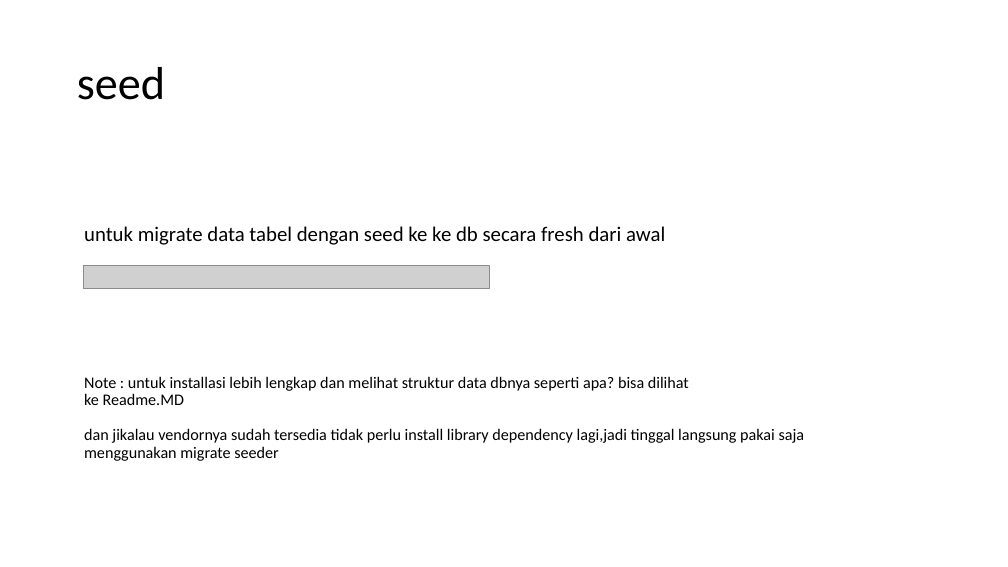
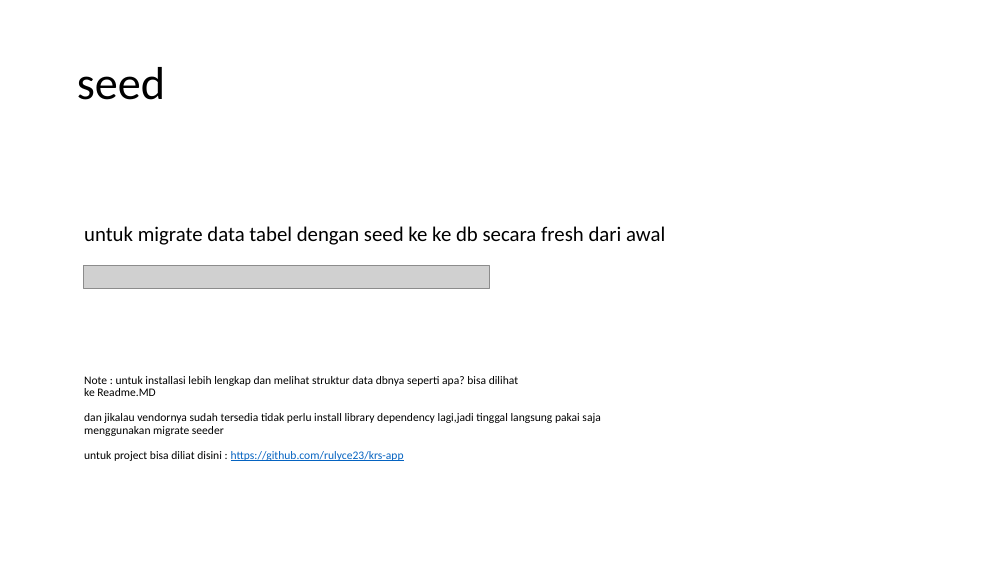
Before and after one commit to rulyce23/krs-app, a slide deck: slide 5 of Installation krs-app by ruly.pptx. Drawn at 1008x567 pixels with LibreOffice and Linux fonts; fonts in the diff are those of the drawing; grey boxes stand for pictures. Boxes give left, top, right and bottom in pixels: in the first picture for what was removed or moved away, otherwise in the second. Text is boxed around its words. In the diff, an @@ line names an element or a change of style, - is before the commit and + after.

Commit message:
update ppt

```diff
--- a/Installation krs-app by ruly.pptx
+++ b/Installation krs-app by ruly.pptx
@@ text at bbox=[84, 376, 600, 436]: size 15.4 to 11 pt in "Note : untuk installasi lebih lengkap dan ...", "ke Readme.MD", "dan jikalau vendornya sudah tersedia tidak perlu ...", "menggunakan migrate seeder" @@
@@ text at bbox=[84, 451, 404, 461]: paragraph added @@
+untuk project bisa diliat disini : https://github.com/rulyce23/krs-app
```
